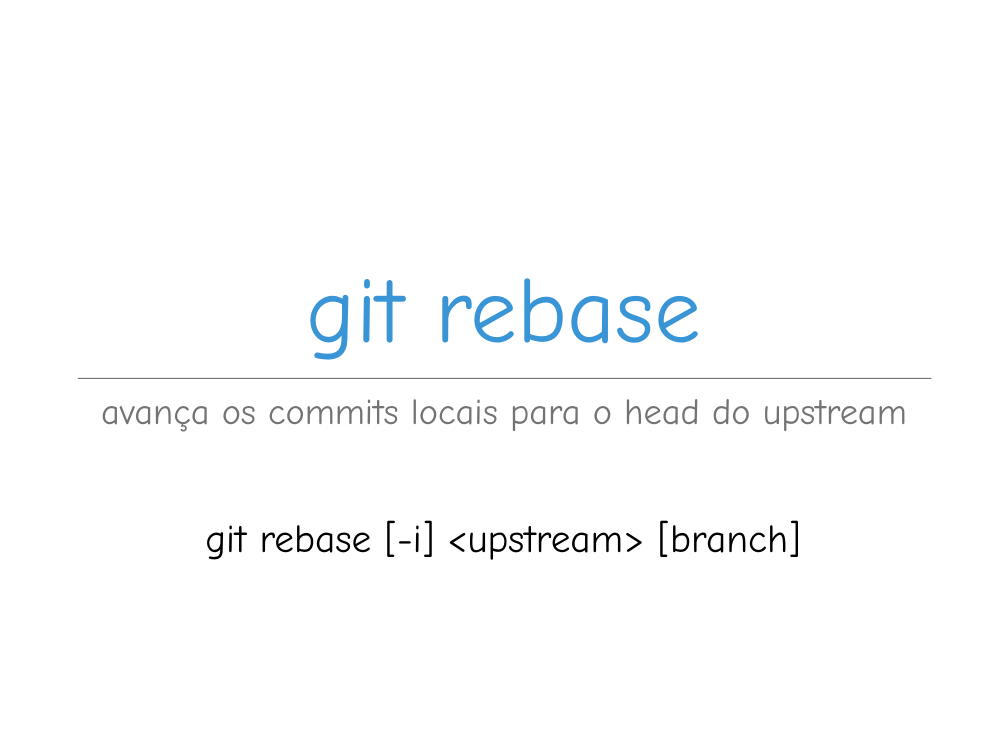
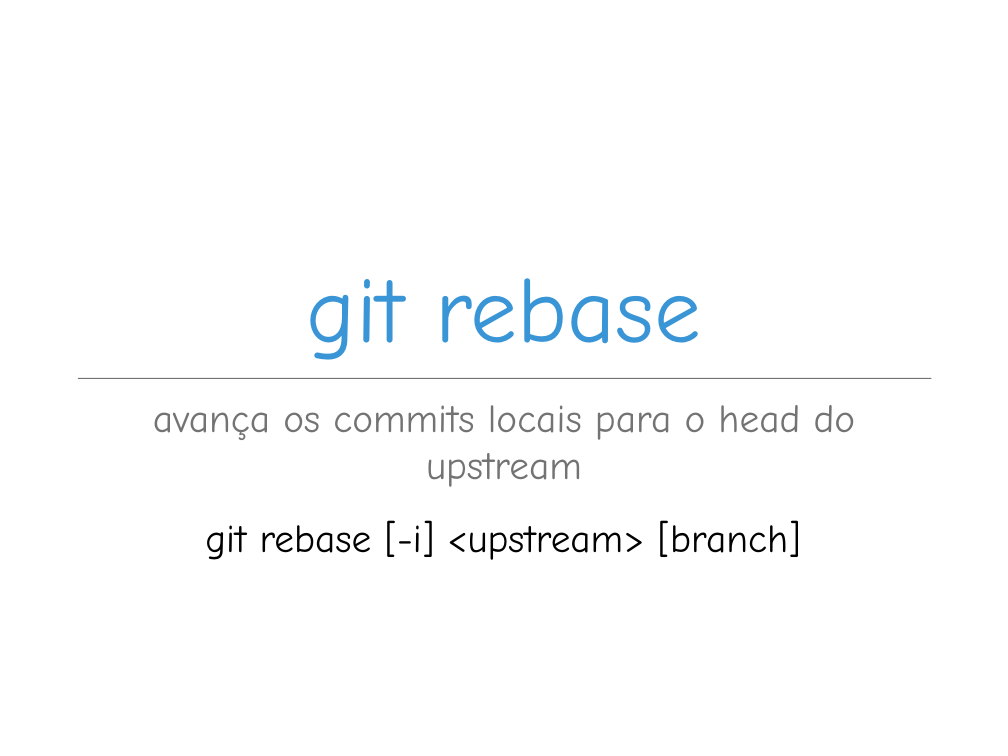
Before and after one commit to fernandocastor/aulas_floss, a slide deck: slide 42 of 07_Git/git.comandos.ppt. Drawn at 1008x756 pixels with LibreOffice and Linux fonts; fonts in the diff are those of the drawing; background and template pictures are left out. Boxes give left, top, right and bottom in pixels: in the first picture for what was removed or moved away, otherwise in the second. Text is boxed around its words. In the diff, an @@ line names an element or a change of style, - is before the commit and + after.

```diff
--- a/07_Git/git.comandos.ppt
+++ b/07_Git/git.comandos.ppt
@@ text "avança os commits locais para ..." at (x1=153, y1=405, x2=856, y2=487): size 37 to 40 pt; line spacing 0.9 to 1 @@
```
Also in this commit, not shown: 12 other slides changed, 1 other file.
